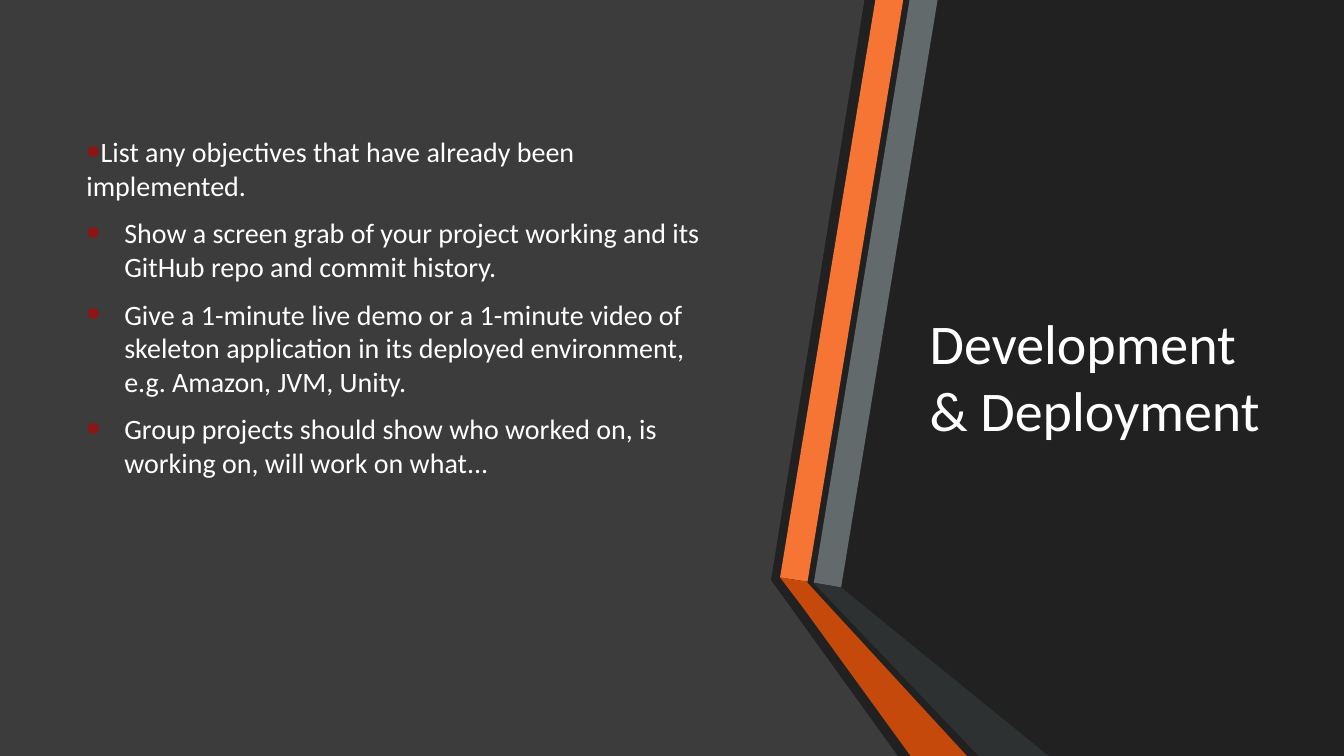
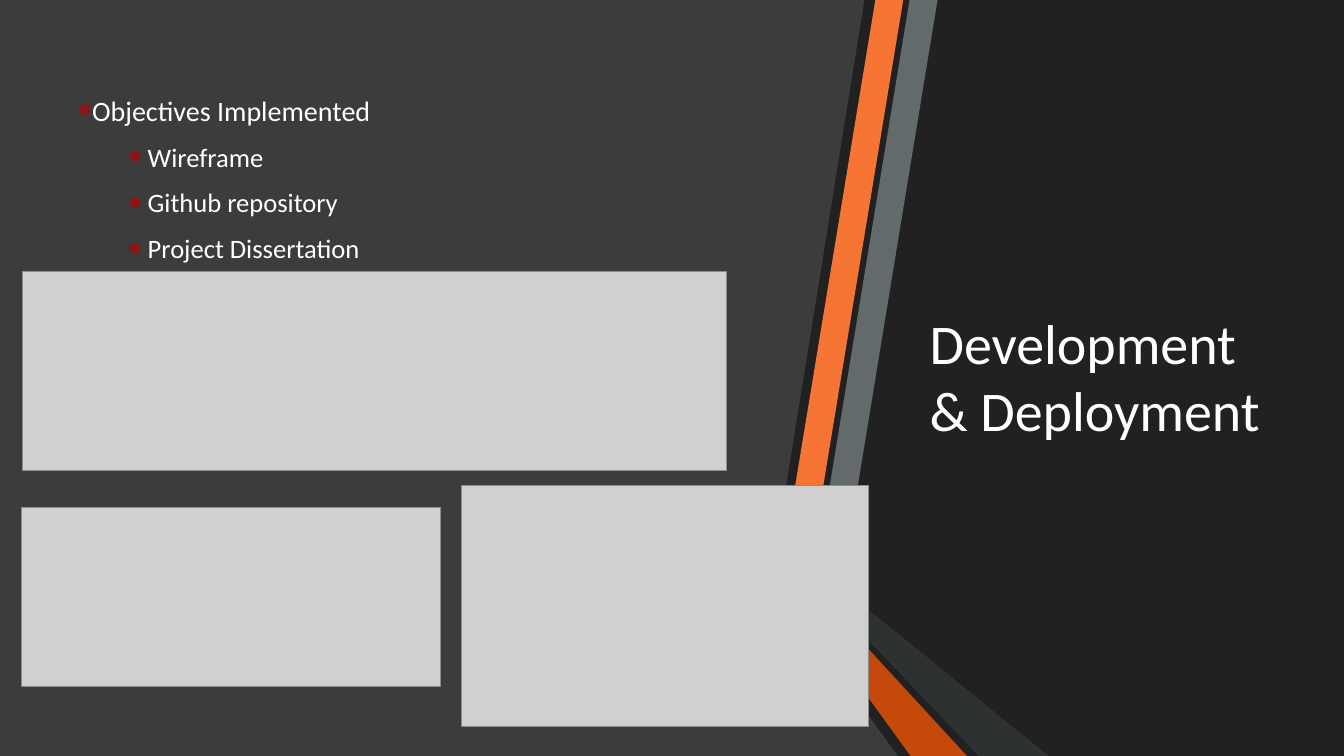
Before and after one commit to OskarGrzenda/FinalYearProject, a slide deck: slide 4 of Project Presentation.pptx. Drawn at 1344x756 pixels with LibreOffice and Linux fonts; fonts in the diff are those of the drawing; grey boxes stand for pictures. Boxes give left, top, right and bottom in pixels: in the first picture for what was removed or moved away, otherwise in the second. Text is boxed around its words. In the diff, an @@ line names an element or a change of style, - is before the commit and + after.

Commit message:
New Wireframe

```diff
--- a/Project Presentation.pptx
+++ b/Project Presentation.pptx
@@ subtitle at box(92, 101, 370, 263): text changed; size 20 to 19 pt @@
-• List any objectives that have already been implemented.
-• Show a screen grab of your project working and its GitHub repo and commit history.
-• Give a 1-minute live demo or a 1-minute video of skeleton application in its deployed environment, e.g. Amazon, JVM, Unity.
-• Group projects should show who worked on, is working on, will work on what...
+• Objectives Implemented
+  • Wireframe
+  • Github repository
+  • Project Dissertation
@@ picture added at box(22, 271, 727, 470) @@
@@ picture added at box(22, 507, 441, 687) @@
@@ picture added at box(462, 485, 869, 727) @@
```
Also in this commit, not shown: 1 other slide changed, 2 other files.
